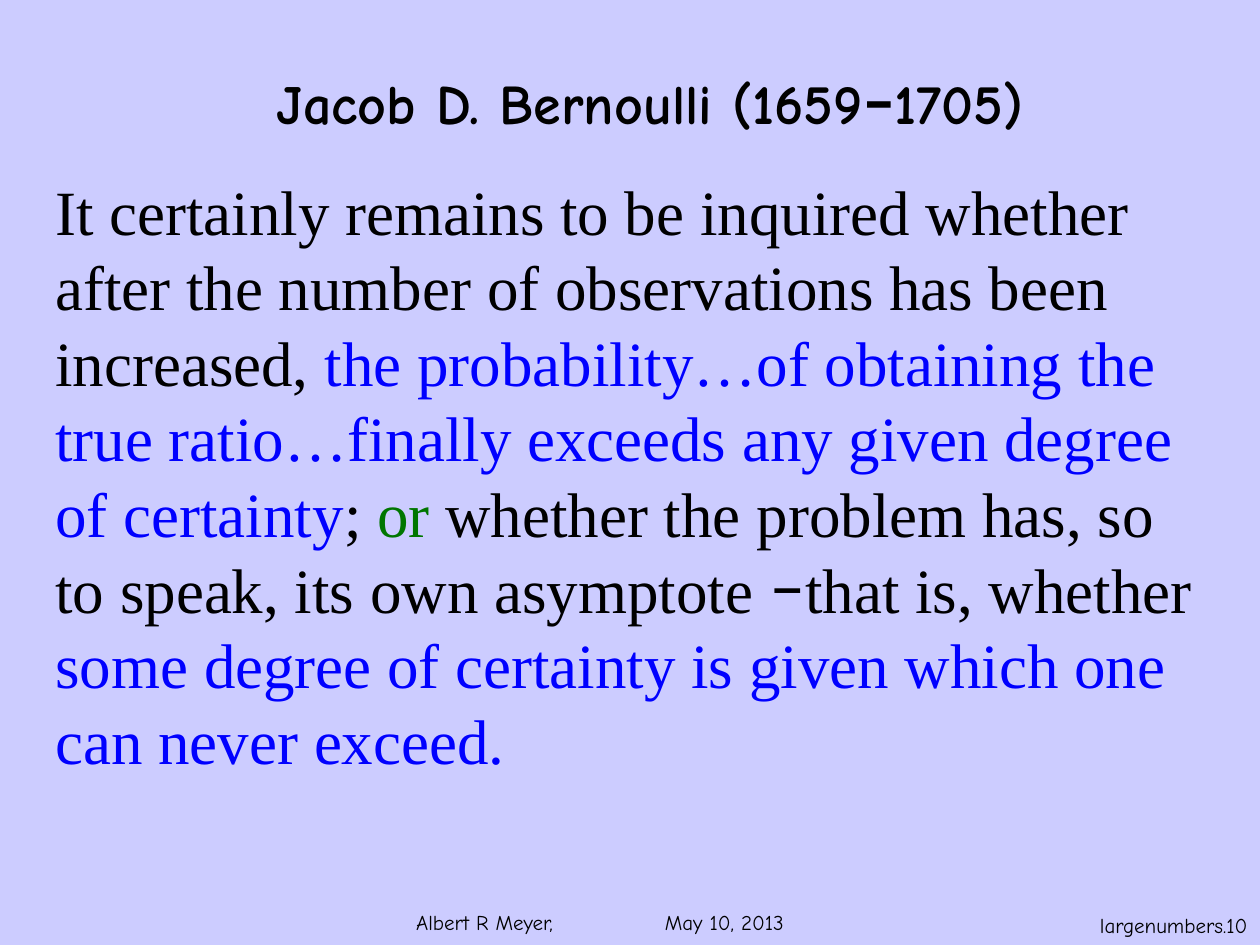
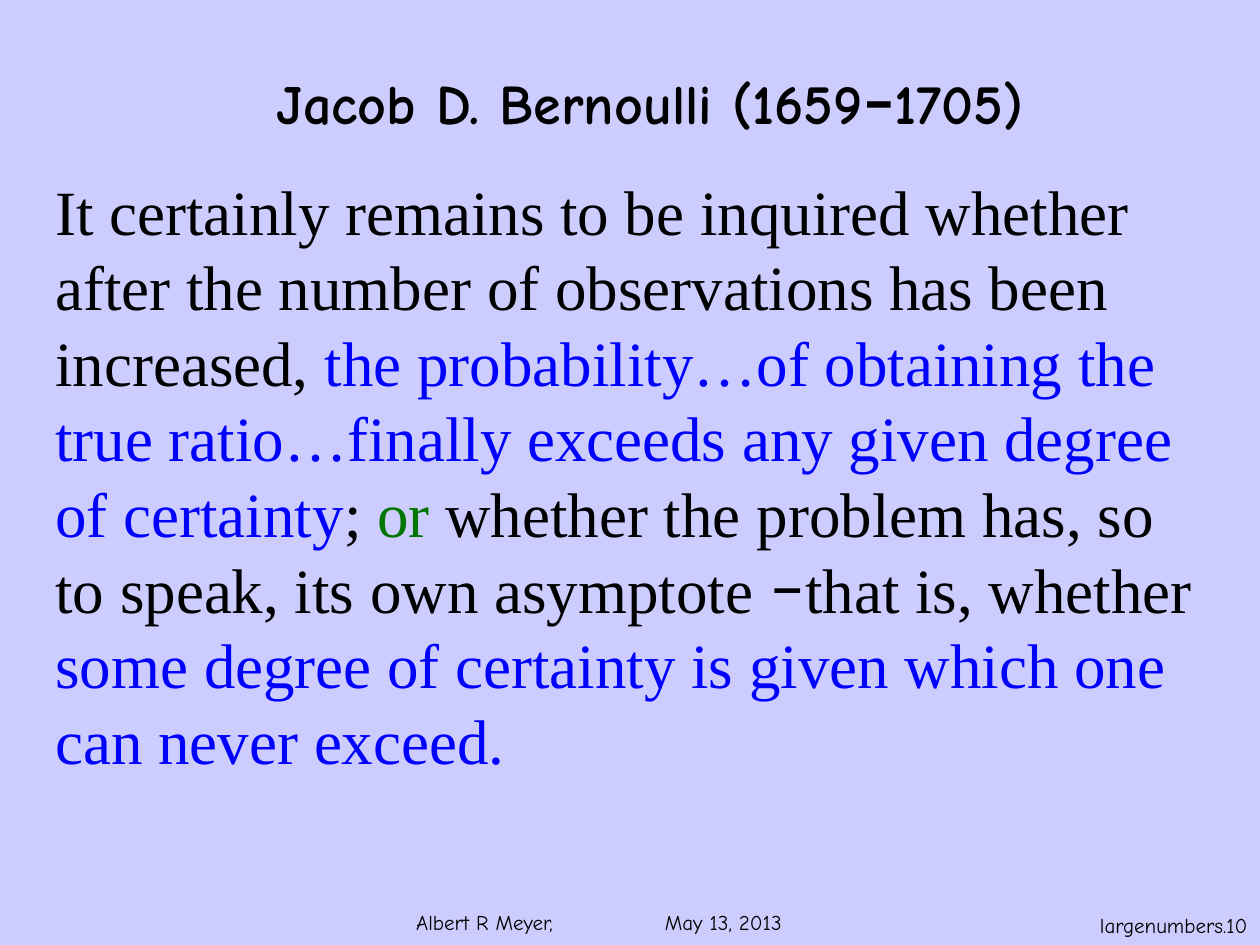
Before and after one commit to armeyer/mcs_web, a slide deck: slide 10 of spring13/slides13/law-of-large-numbers.pptx. Drawn at 1260x945 pixels with LibreOffice and Linux fonts; fonts in the diff are those of the drawing; background and template pictures are left out. Boxes give left, top, right and bottom in pixels: in the first picture for what was removed or moved away, otherwise in the second. Text is boxed around its words. In the diff, an @@ line names an element or a change of style, - is before the commit and + after.

```diff
--- a/spring13/slides13/law-of-large-numbers.pptx
+++ b/spring13/slides13/law-of-large-numbers.pptx
@@ text at box(416, 915, 782, 934): text changed @@
-Albert R Meyer, May 10, 2013
+Albert R Meyer, May 13, 2013
```
Also in this commit, not shown: 15 other slides changed, 3 other files.
